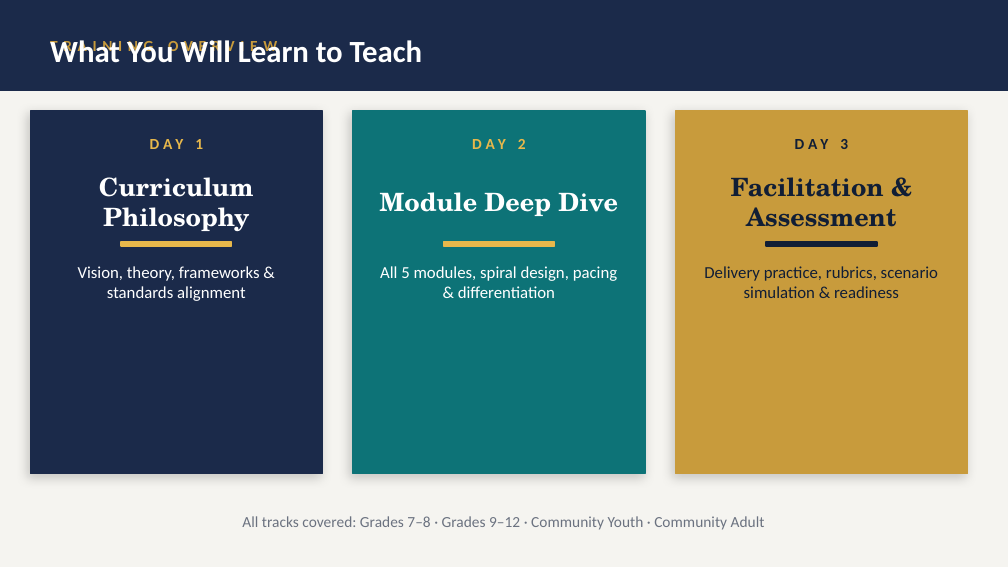
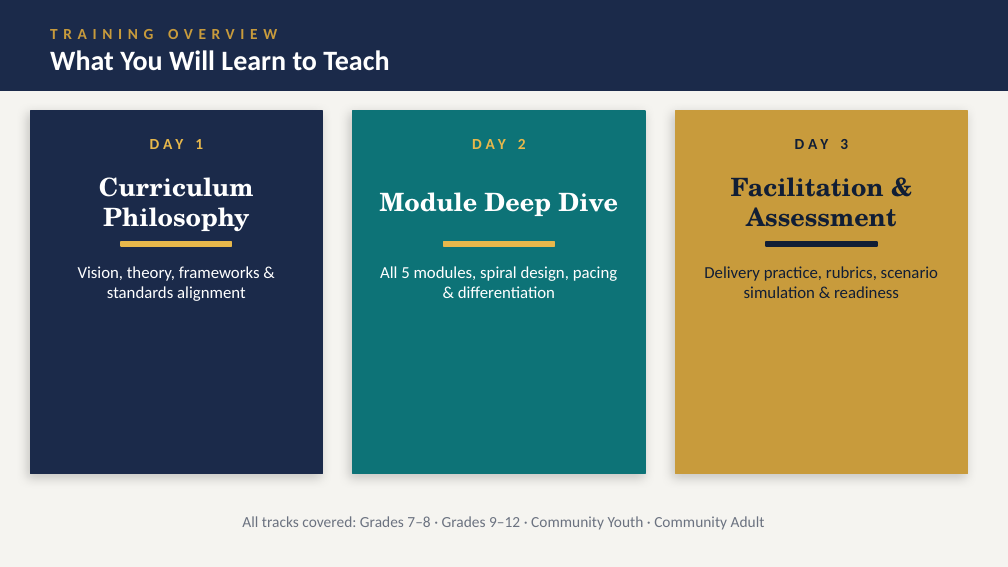
Before and after one commit to readyforreallife/mmmf-codex, a slide deck: slide 2 of docs/MMMF_Teach_the_Teacher.pptx. Drawn at 1008x567 pixels with LibreOffice and Linux fonts; fonts in the diff are those of the drawing. Boxes give left, top, right and bottom in pixels: in the first picture for what was removed or moved away, otherwise in the second. Text is boxed around its words. In the diff, an @@ line names an element or a change of style, - is before the commit and + after.

Commit message:
Polish formal documents copy and deck layout

```diff
--- a/docs/MMMF_Teach_the_Teacher.pptx
+++ b/docs/MMMF_Teach_the_Teacher.pptx
@@ text "What You Will Learn to ..." at [50, 50, 389, 71]: size 22 to 20 pt @@
@@ text "TRAINING OVERVIEW" rewrapped from [50, 40, 277, 56] to [50, 29, 277, 39] @@
```
Also in this commit, not shown: 1 other file.
